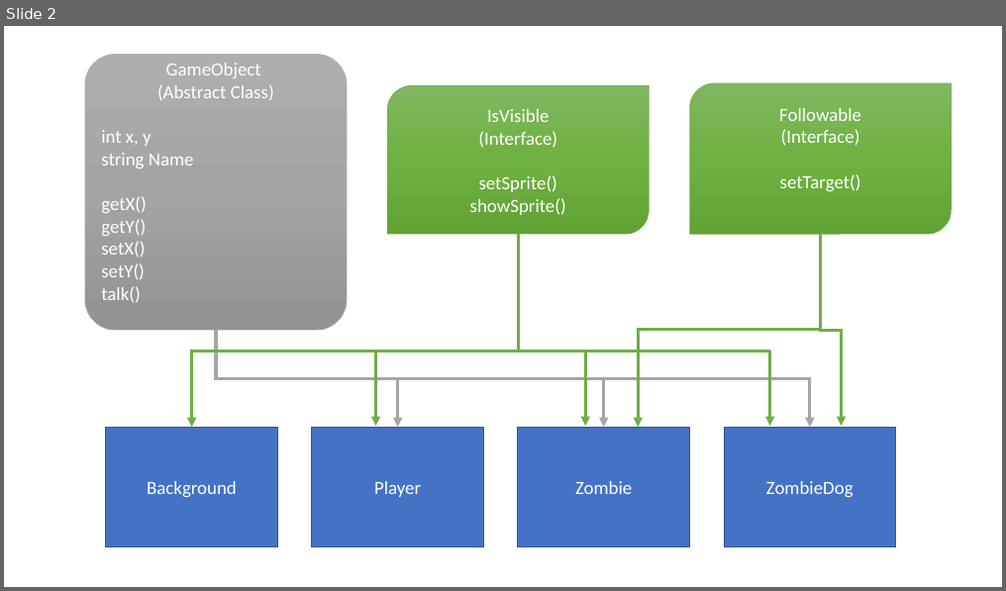
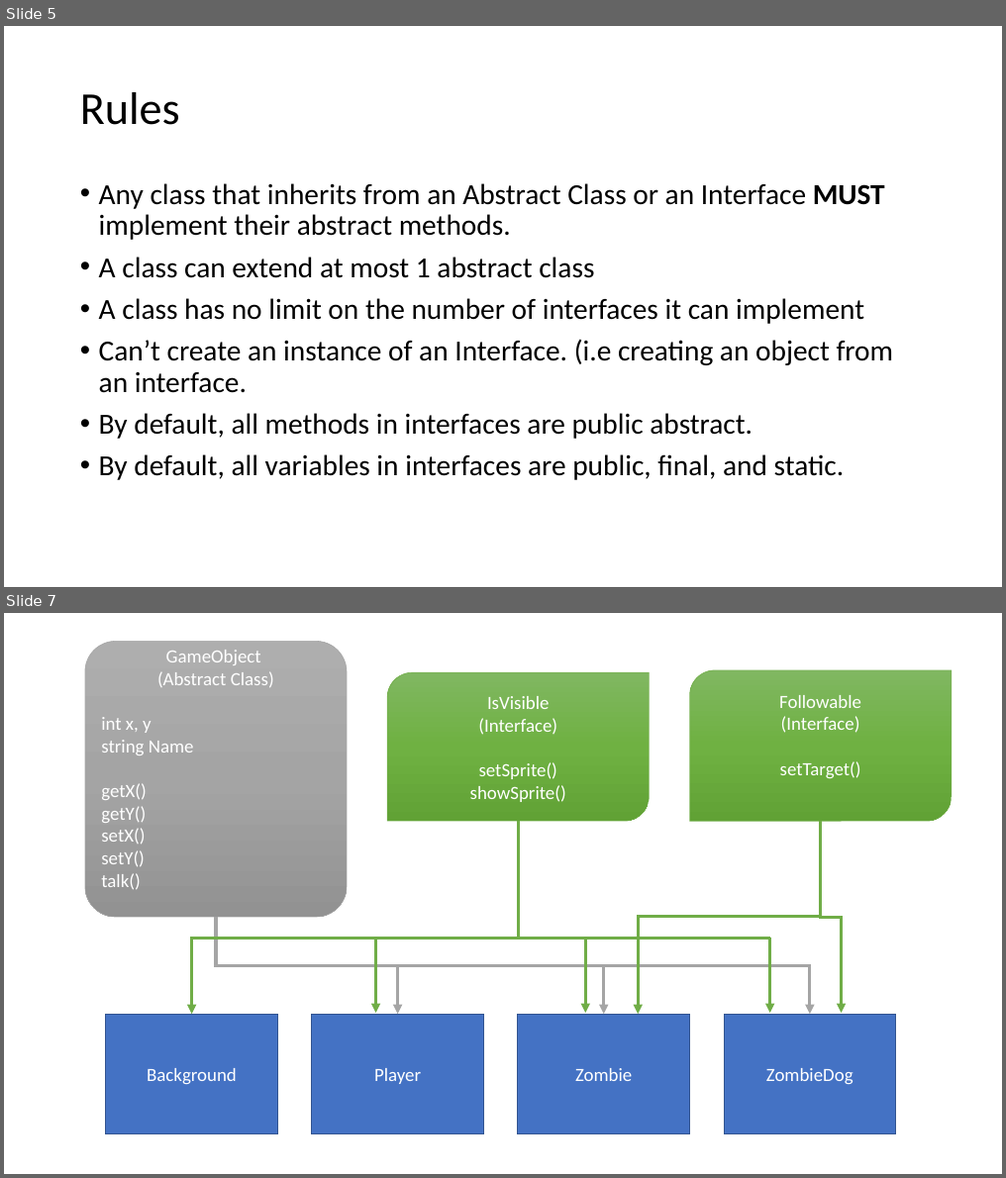
Before and after one commit to echoaj/TCS_PowerPoints, a slide deck: PowerPoints/Abstract Classes.pptx. Shown one above the other, each under a label of ours: slide 2 before the commit, slides 5 and 7 after it; the slides between them are not shown. The pictures are 1006x591 and 1006x1178 pixels, drawn with LibreOffice and Linux fonts; fonts in the diff are those of the drawing. Boxes give left, top, right and bottom in pixels: in the first picture for what was removed or moved away, otherwise in the second. Text is boxed around its words. In the diff, an @@ line names an element or a change of style, - is before the commit and + after.

Commit message:
abs ppt

```diff
--- a/PowerPoints/Abstract Classes.pptx
+++ b/PowerPoints/Abstract Classes.pptx
@@ slide 5 added at box(4, 26, 1002, 587), background #FFFFFF @@
@@ title added at box(80, 92, 180, 125), 44 pt, text #000000 @@
+Rules
@@ text added at box(99, 183, 894, 480), 28 pt, text #000000 @@
+• Any class that inherits from an Abstract Class or an Interface MUST implement their abstract methods.
+• A class can extend at most 1 abstract class
+• A class has no limit on the number of interfaces it can implement
+• Can’t create an instance of an Interface. (i.e creating an object from an interface.
+• By default, all methods in interfaces are public abstract.
+• By default, all variables in interfaces are public, final, and static.
@@ what was slide 2 is now slide 7 @@
```
Also in this commit, not shown: 5 other slides added, 1 slide removed, 1 other file.
